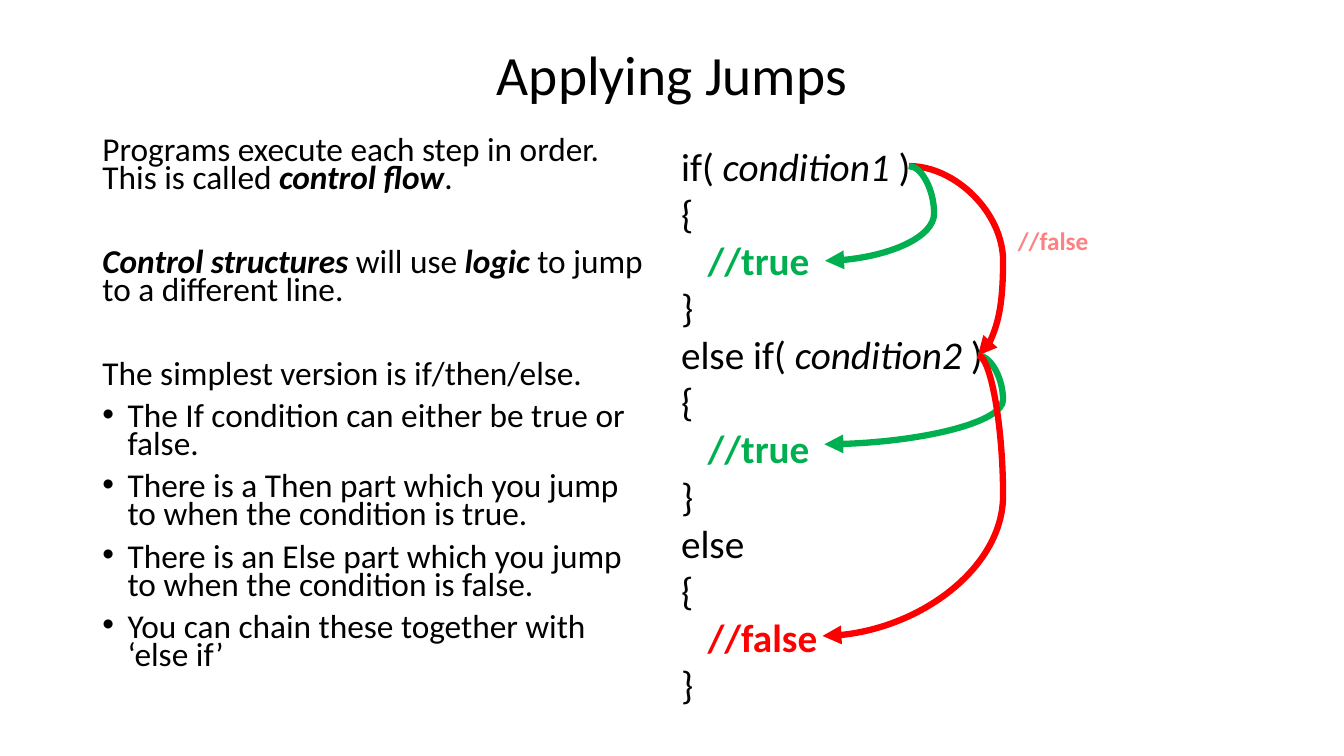
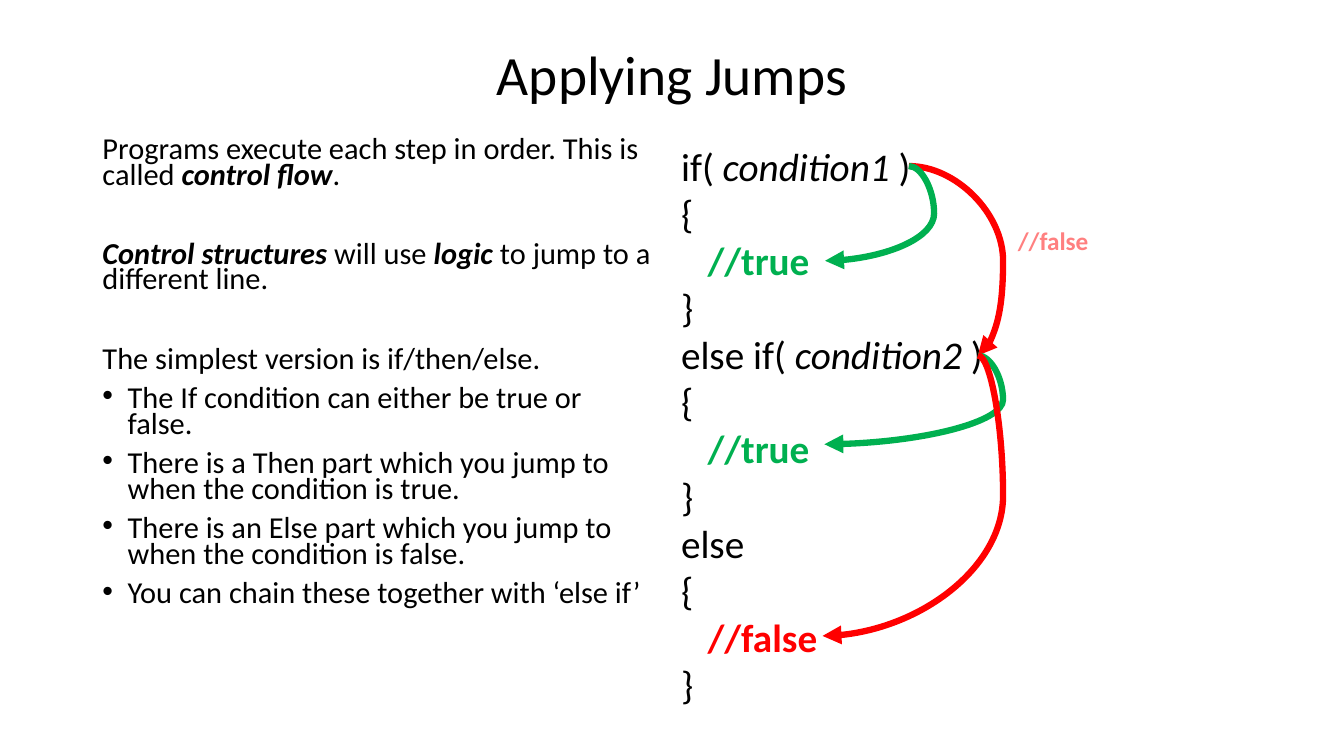
Before and after one commit to bsdillon/cs200_Spring2020, a slide deck: slide 16 of Lecture/Lect3-GUIScopeControl.pptx (slide 15 before the commit). Drawn at 1344x756 pixels with LibreOffice and Linux fonts; fonts in the diff are those of the drawing. Boxes give left, top, right and bottom in pixels: in the first picture for what was removed or moved away, otherwise in the second. Text is boxed around its words. In the diff, an @@ line names an element or a change of style, - is before the commit and + after.

```diff
--- a/Lecture/Lect3-GUIScopeControl.pptx
+++ b/Lecture/Lect3-GUIScopeControl.pptx
@@ text "Programs execute each step in ..." at [102, 138, 651, 609]: size 23.8 to 21.7 pt @@
```
Also in this commit, not shown: 2 other slides changed, 1 slide added.
